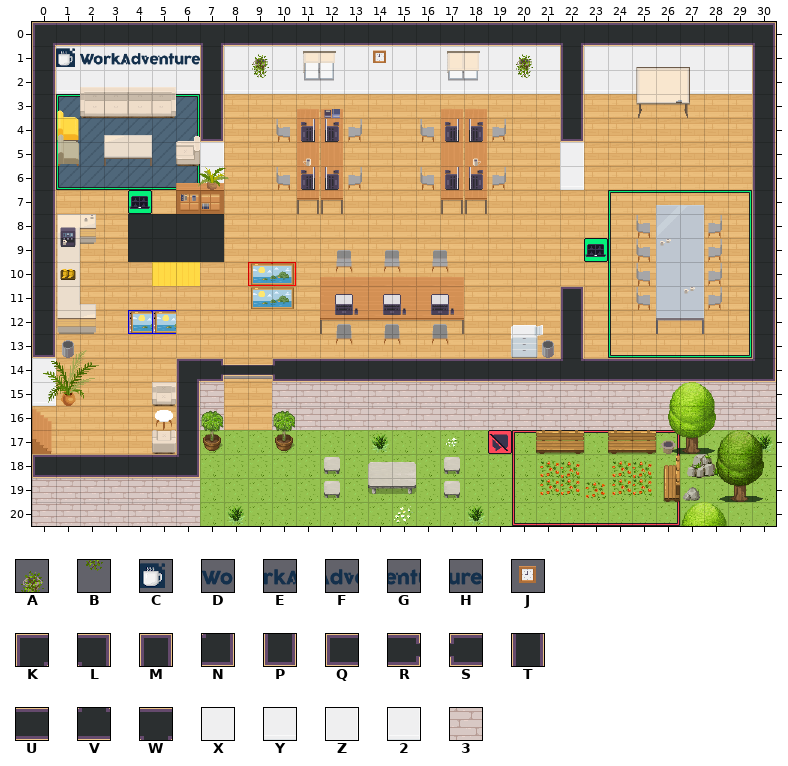
An edit to a level. Tiled map (JSON), maps/map.tmj. The picture above was drawn from the file before the commit.
Cells are 32x32 px. Shown: x 0..30, y 0..20.
Key: from "WA_Decoration": A 77, B 89; from "WA_Logo_Long": C 0, D 1, E 2, F 3, G 4, H 5; from "WA_Miscellaneous": J 78; from "WA_Room_Builder": K 28, L 29, M 31, N 54, P 56, Q 58, R 63, S 65, T 102, U 104, V 110, W 160, X 203, Y 228, Z 280, 2 305, 3 310.
_ is an empty cell, # one hidden under a higher layer.
Layers that did not change in this view are not listed.
Layer "walls/walls1" before, first column x 0:
 0 KUUUUUUWUUUUUUUUUUUUUUWUUUUUUUL
 1 TXXXXXXTXXXXXXXXXXXXXXTXXXXXXXT
 2 TYYYYYYTYYYYYYYYYYYYYYTYYY#YYYT
 3 T______T______________T_______T
 4 T______P______________P_______T
 5 T______Z______________Z_______T
 6 T______2______________2_______T
 7 T_____________________________T
 8 T_____________________________T
 9 T_____________________________T
10 T_____________________________T
11 T_____________________M_______T
12 T_____________________T_______T
13 P_____________________T_______T
14 Z_____KR__SUUUUUUUUUUUVUUUUUUUN
15 2_____T3__333333333333333333333
16 ______T3__33333333333333333#333
17 ______T________________________
18 QUUUUUN________________________
19 3333333________________________
20 3333333________________________
Layer "walls/walls2" before, first column x 0:
 0 _______________________________
 1 _CDEFGH__A____J_____A__________
 2 _________B__________B__________
 3 _______________________________
 4 _______________________________
 5 _______________________________
 6 _______________________________
 7 _______________________________
 8 _______________________________
 9 _______________________________
10 _______________________________
11 _______________________________
12 _______________________________
13 _______________________________
14 _______________________________
15 _______________________________
16 _______________________________
17 _______________________________
18 _______________________________
19 _______________________________
20 _______________________________
The same view after the edit:
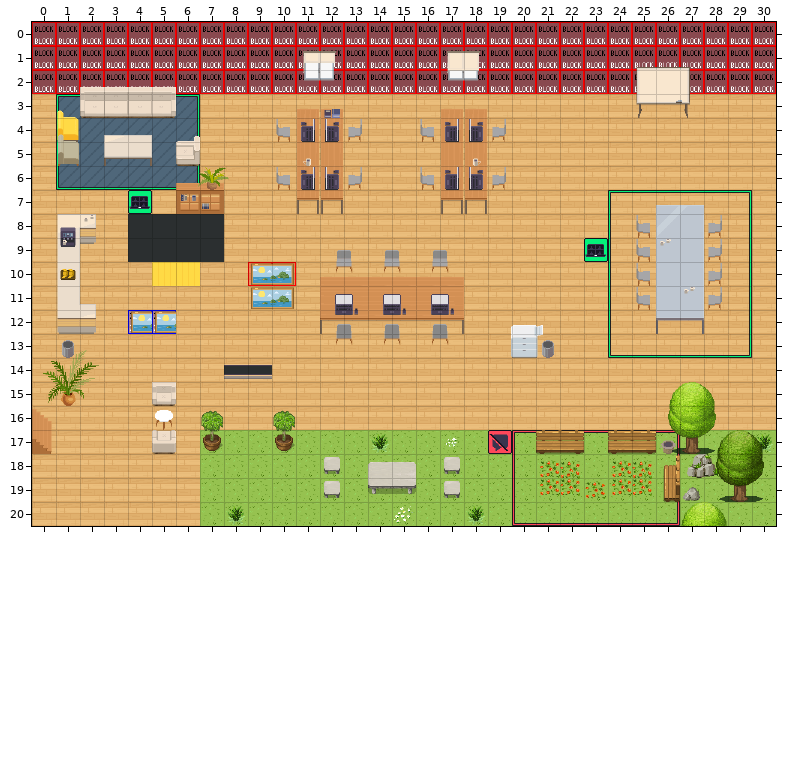
From old to new:
Layer "walls/walls1" (now hidden):
The edit erases tile 2 in row 6 at x 7 and 22; in row 15 at x 0.
The edit erases tile 3 in row 15 at x 7 and 10 to 30; in row 16 at x 7, 10 to 26 and 28 to 30; in rows 19 to 20 at x 0 to 6.
The edit erases tile K in row 0 at x 0; in row 14 at x 6.
The edit erases tile L in row 0 at x 30.
The edit erases tile M in row 11 at x 22.
The edit erases tile N in row 14 at x 30; in row 18 at x 6.
The edit erases tile P in row 4 at x 7 and 22; in row 13 at x 0.
The edit erases tile Q in row 18 at x 0.
The edit erases tile R in row 14 at x 7.
The edit erases tile S in row 14 at x 10.
The edit erases tile T in rows 1 to 3 at x 0, 7, 22 and 30; in rows 4 to 11 at x 0 and 30; in row 12 at x 0, 22 and 30; in row 13 at x 22 and 30; in rows 15 to 17 at x 6.
The edit erases tile U in row 0 at x 1 to 6, 8 to 21 and 23 to 29; in row 14 at x 11 to 21 and 23 to 29; in row 18 at x 1 to 5.
The edit erases tile V in row 14 at x 22.
The edit erases tile W in row 0 at x 7 and 22.
The edit erases tile X in row 1 at x 1 to 6, 8 to 21 and 23 to 29.
The edit erases tile Y in row 2 at x 1 to 6, 8 to 21, 23 to 25 and 27 to 29.
The edit erases tile Z in row 5 at x 7 and 22; in row 14 at x 0.
Layer "walls/walls2" (now hidden):
The edit erases tile A in row 1 at x 9 and 20.
The edit erases tile B in row 2 at x 9 and 20.
The edit erases tile C in row 1 at x 1.
The edit erases tile D in row 1 at x 2.
The edit erases tile E in row 1 at x 3.
The edit erases tile F in row 1 at x 4.
The edit erases tile G in row 1 at x 5.
The edit erases tile H in row 1 at x 6.
The edit erases tile J in row 1 at x 14.
Boxes around the changes in both pictures, in picture pixels (x1, y1, x2, y2):
removed: (32, 22, 776, 526)
